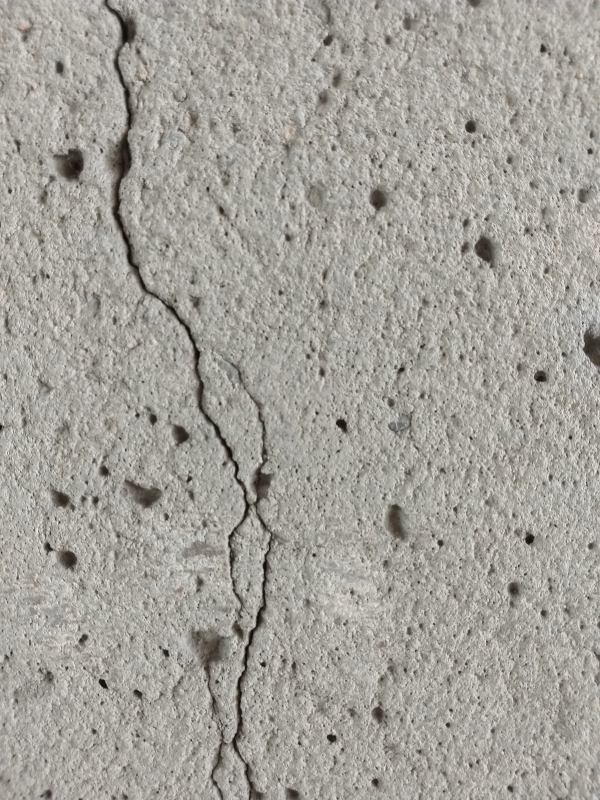
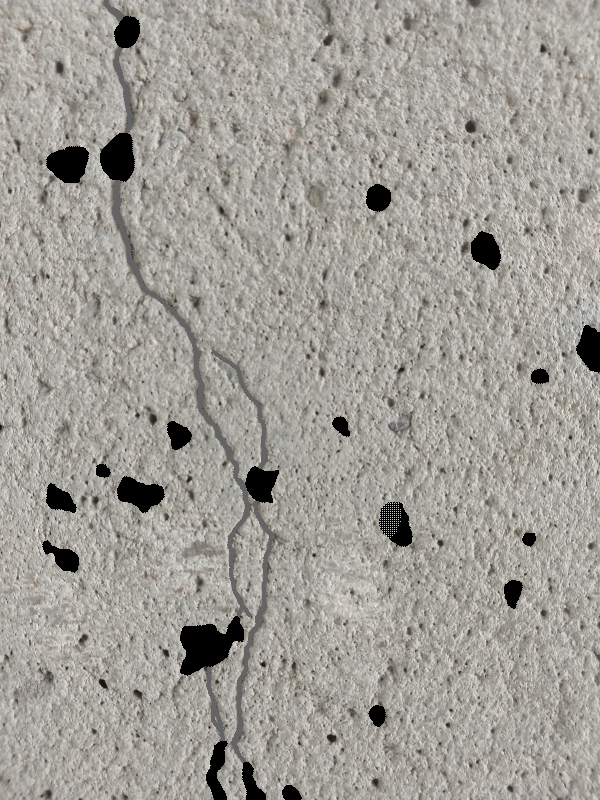
Two versions of the same layered image (600px x 800px). Layer-by-layer changes:
pixels changed over box(42, 0, 600, 800) (layer not identified)
